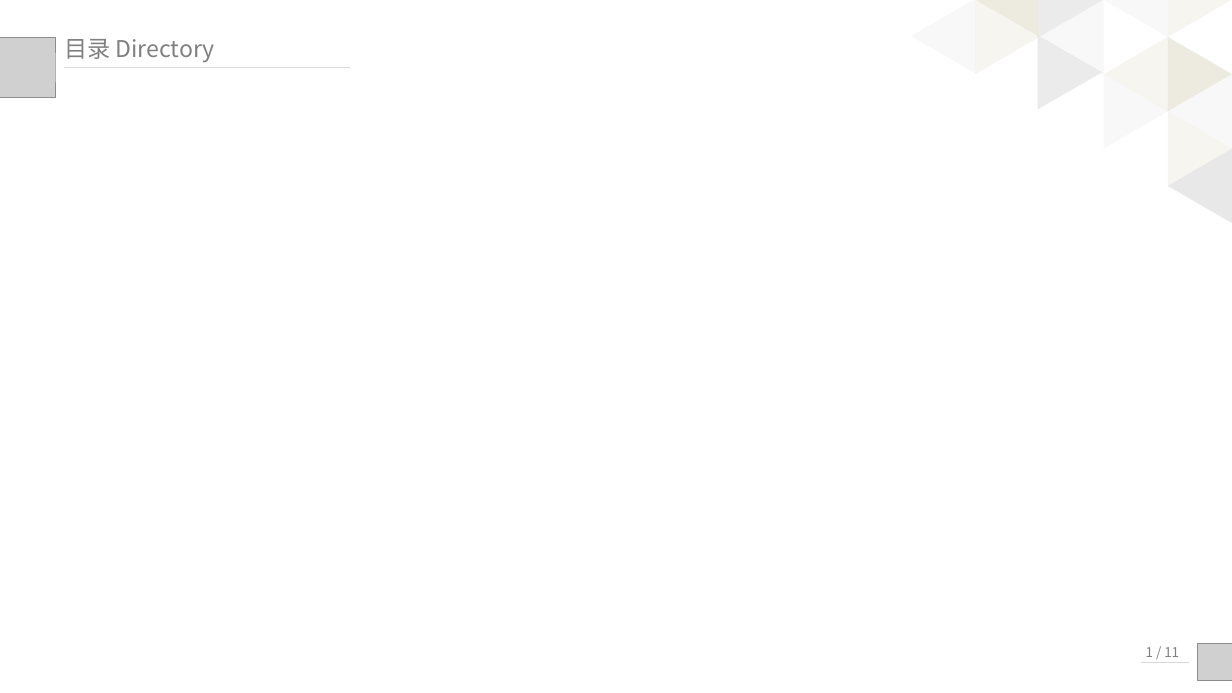
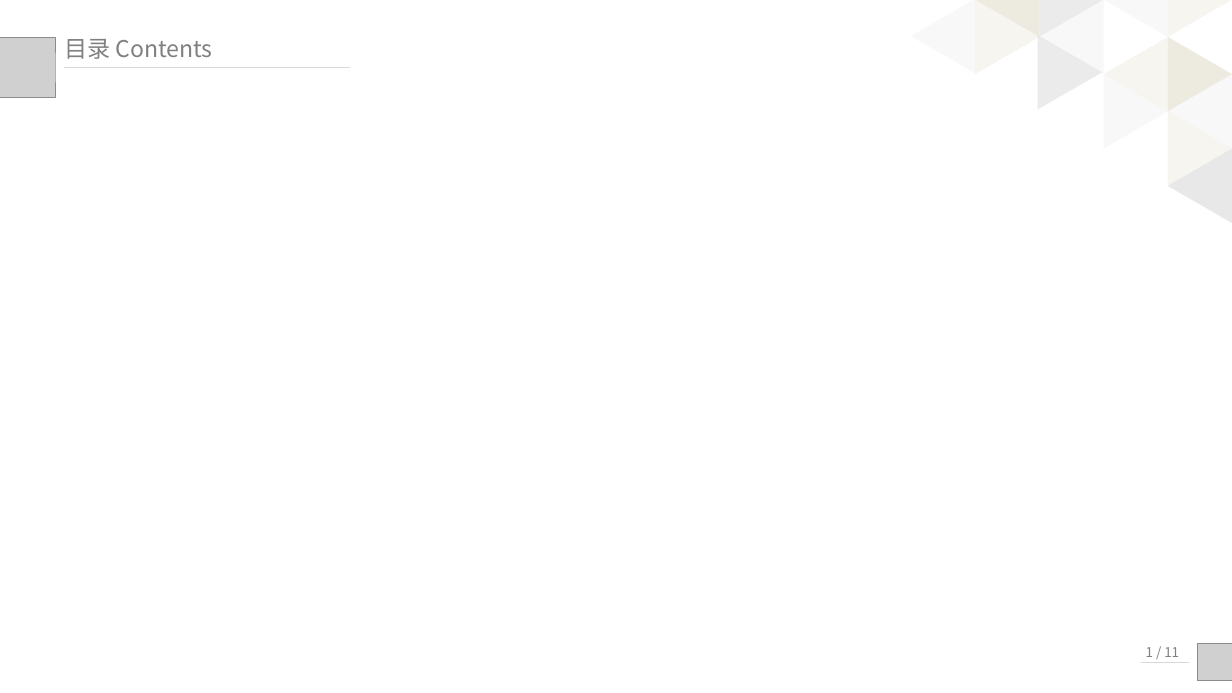
Before and after one commit to palmerye/Vue-Classroom, a slide deck: slide 2 of Presentation/Vue入门.pptx. Drawn at 1232x693 pixels with LibreOffice and Linux fonts; fonts in the diff are those of the drawing; grey boxes stand for pictures. Boxes give left, top, right and bottom in pixels: in the first picture for what was removed or moved away, otherwise in the second. Text is boxed around its words. In the diff, an @@ line names an element or a change of style, - is before the commit and + after.

Commit message:
update ppt

```diff
--- a/Presentation/Vue入门.pptx
+++ b/Presentation/Vue入门.pptx
@@ text at (x1=64, y1=39, x2=212, y2=59): text changed @@
-目录 Directory
+目录 Contents
```
Also in this commit, not shown: 4 slides added, 2 other files.
